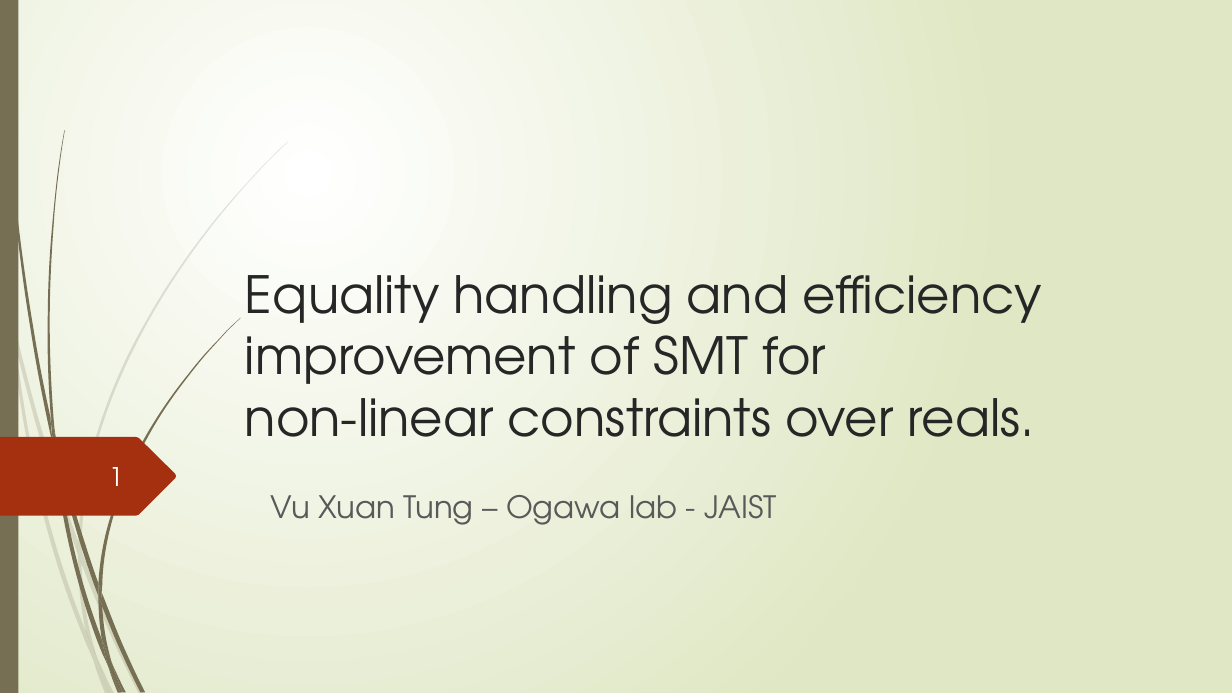
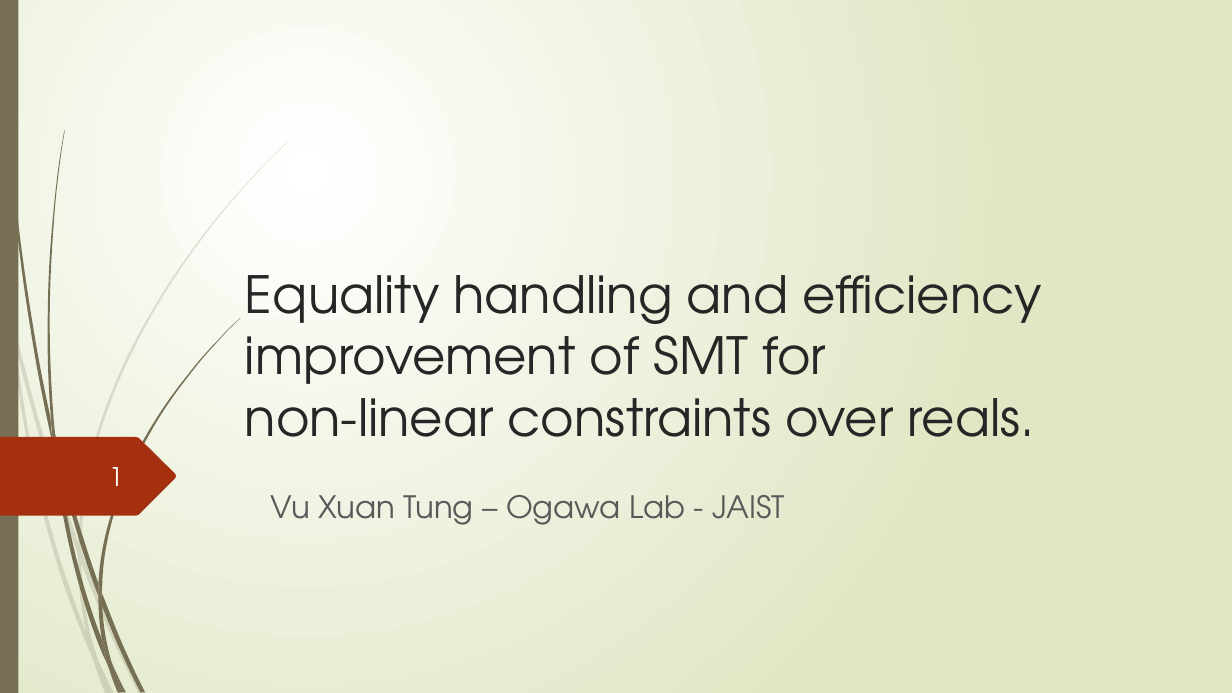
Before and after one commit to tungvx/raSAT, a slide deck: slide 1 of report/midterm.pptx. Drawn at 1232x693 pixels with LibreOffice and Linux fonts; fonts in the diff are those of the drawing. Boxes give left, top, right and bottom in pixels: in the first picture for what was removed or moved away, otherwise in the second. Text is boxed around its words. In the diff, an @@ line names an element or a change of style, - is before the commit and + after.

```diff
--- a/report/midterm.pptx
+++ b/report/midterm.pptx
@@ subtitle at (271, 495, 785, 525): text changed @@
-Vu Xuan Tung – Ogawa lab - JAIST
+Vu Xuan Tung – Ogawa Lab - JAIST
```
Also in this commit, not shown: 12 other slides changed, 5 slides added, 11 slides removed, 4 other files.
